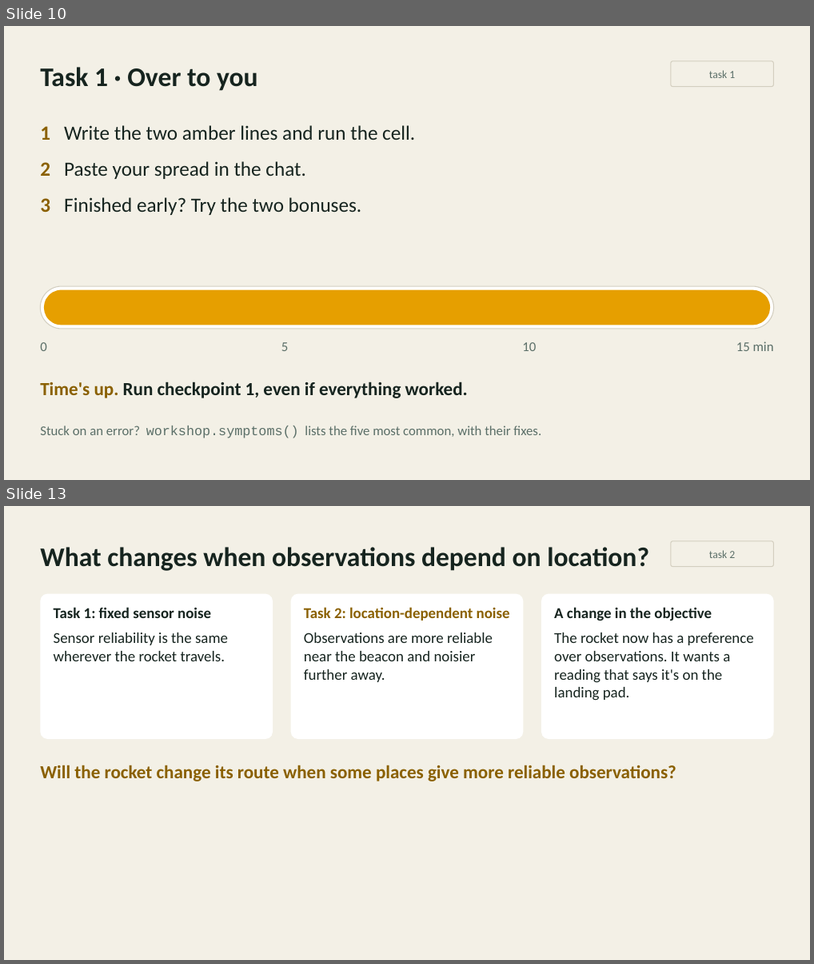
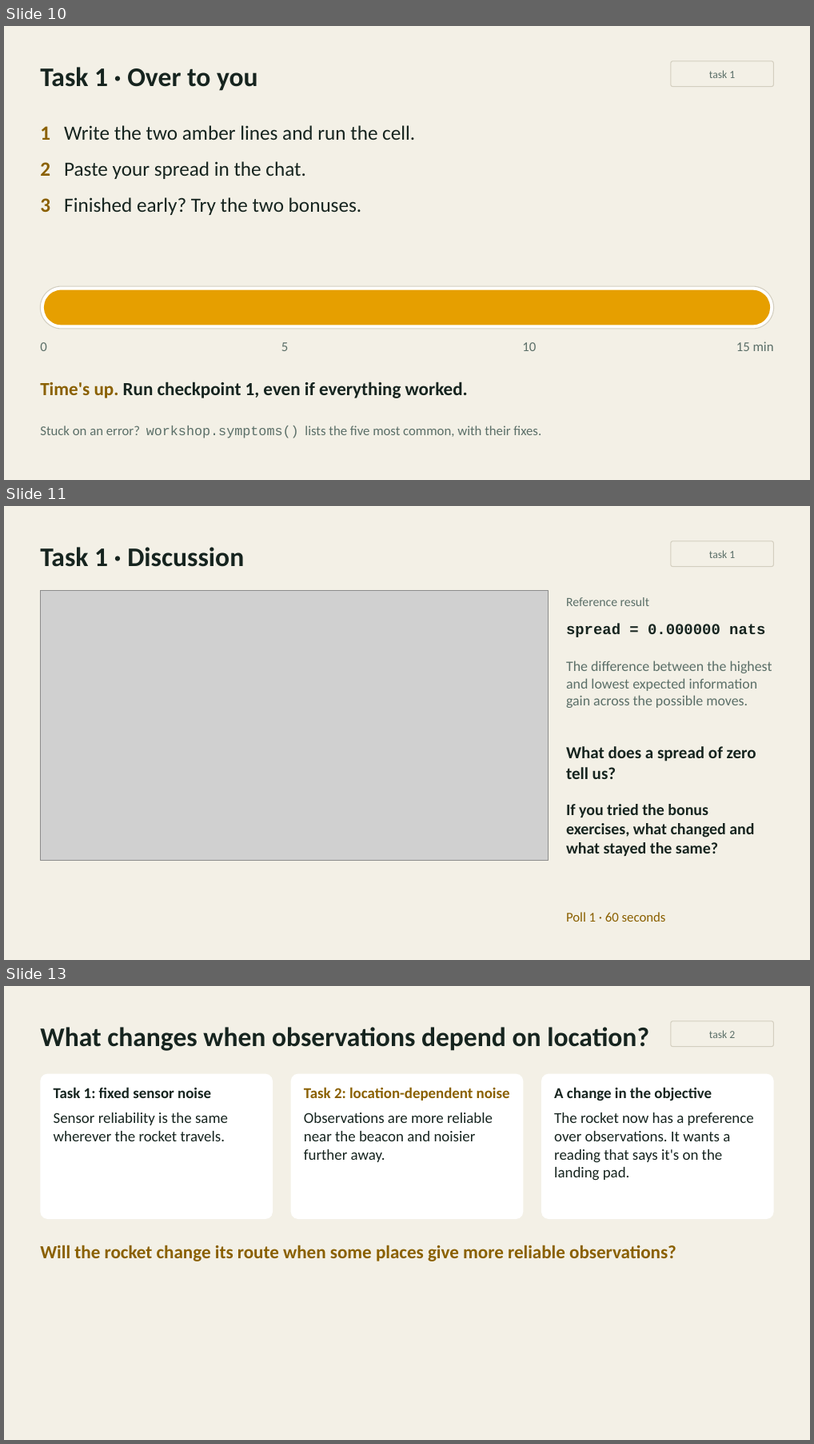
Before and after one commit to inferogenesis/cpomdp-workshop, a slide deck: deck/cpomdp_symposium_2026.pptx. Shown one above the other, each under a label of ours: slides 10 and 13 before the commit, slides 10, 11 and 13 after it; the slides between them are not shown. The pictures are 814x964 and 814x1444 pixels, drawn with LibreOffice and Linux fonts; fonts in the diff are those of the drawing; grey boxes stand for pictures. Boxes give left, top, right and bottom in pixels: in the first picture for what was removed or moved away, otherwise in the second. Text is boxed around its words. In the diff, an @@ line names an element or a change of style, - is before the commit and + after.

Commit message:
docs: refine workshop instructions and Task 1 discussion

```diff
--- a/deck/cpomdp_symposium_2026.pptx
+++ b/deck/cpomdp_symposium_2026.pptx
@@ slide 11 added at [4, 506, 810, 960], background #F3F0E6 @@
@@ text added at [40, 547, 244, 567], 32 pt, text #16241F, bold @@
+Task 1 · Discussion
@@ rounded rectangle added at [671, 541, 774, 567], outline #D3CEBF 1 pt, 13 pt, text #5B6F68 @@
+task 1
@@ picture added at [40, 591, 549, 860] @@
@@ text added at [566, 597, 650, 606], 15 pt, text #5B6F68 @@
+Reference result
@@ text added at [566, 624, 766, 637], 18 pt, text #16241F, bold @@
+spread = 0.000000 nats
@@ text added at [566, 660, 773, 708], 17 pt, text #5B6F68 @@
+The difference between the highest and lowest expected information gain across the possible moves.
@@ text added at [566, 746, 757, 779], 20 pt, text #16241F, bold @@
+What does a spread of zero tell us?
@@ text added at [566, 804, 754, 856], 19 pt, text #16241F, bold @@
+If you tried the bonus exercises, what changed and what stayed the same?
@@ text added at [566, 912, 666, 921], 16 pt, text #8A6000 @@
+Poll 1 · 60 seconds
```
Also in this commit, not shown: 3 slides changed, 1 other slide added, 2 slides removed, 3 other files.
